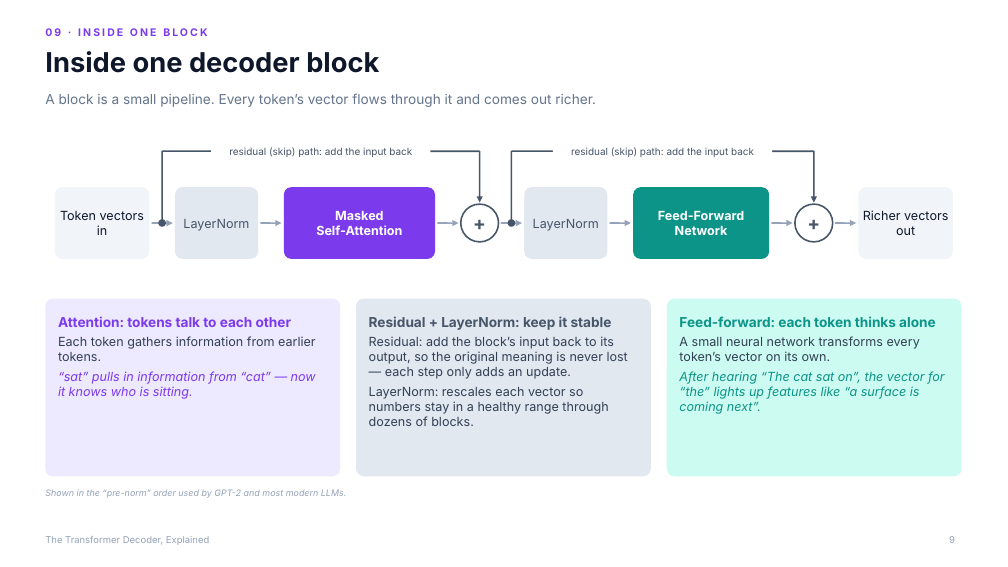
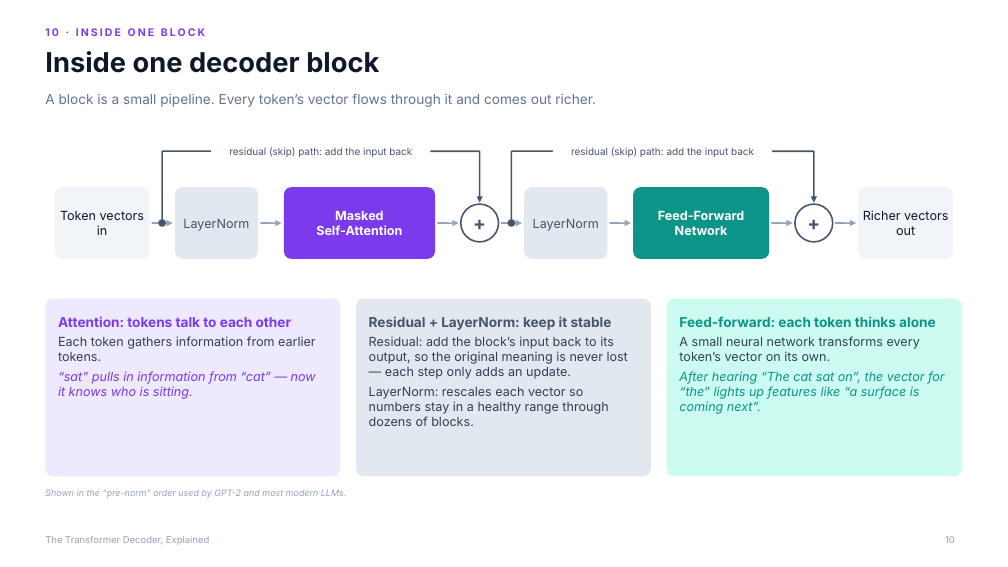
Before and after one commit to altafr/transformer, a slide deck: slide 10 of slides/transformer-decoder-explained.pptx (slide 9 before the commit). Drawn at 1008x567 pixels with LibreOffice and Linux fonts; fonts in the diff are those of the drawing. Boxes give left, top, right and bottom in pixels: in the first picture for what was removed or moved away, otherwise in the second. Text is boxed around its words. In the diff, an @@ line names an element or a change of style, - is before the commit and + after.

```diff
--- a/slides/transformer-decoder-explained.pptx
+++ b/slides/transformer-decoder-explained.pptx
@@ text at bbox=[45, 28, 205, 36]: text changed @@
-09 · INSIDE ONE BLOCK
+10 · INSIDE ONE BLOCK
@@ page number at bbox=[945, 536, 955, 543]: text changed @@
-9
+10
```
Also in this commit, not shown: 12 other slides changed, 6 slides added, 2 other files.
